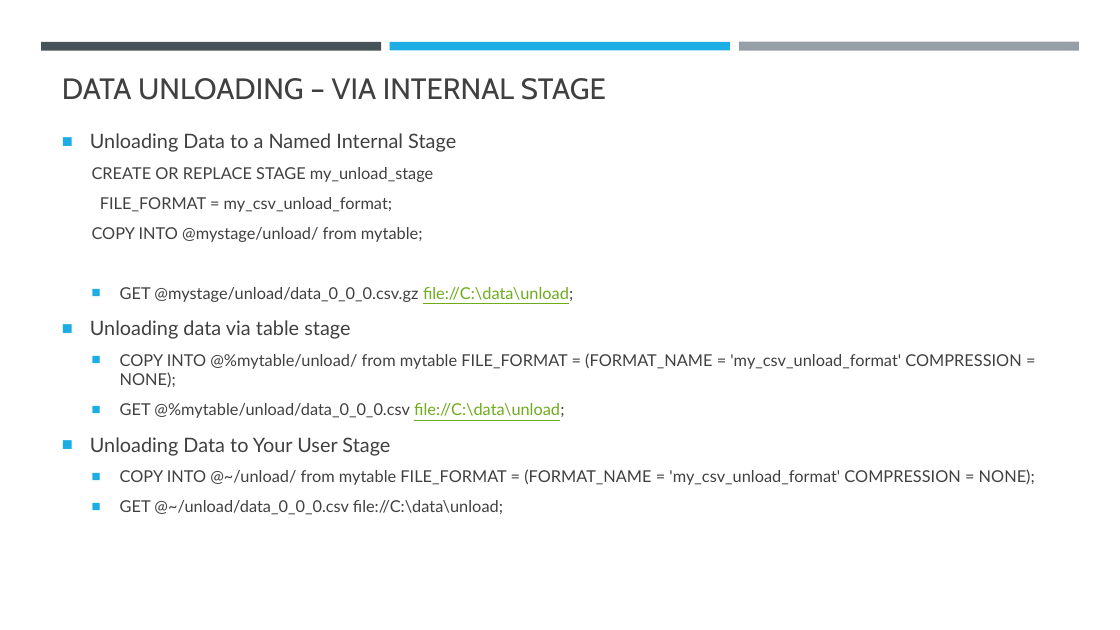
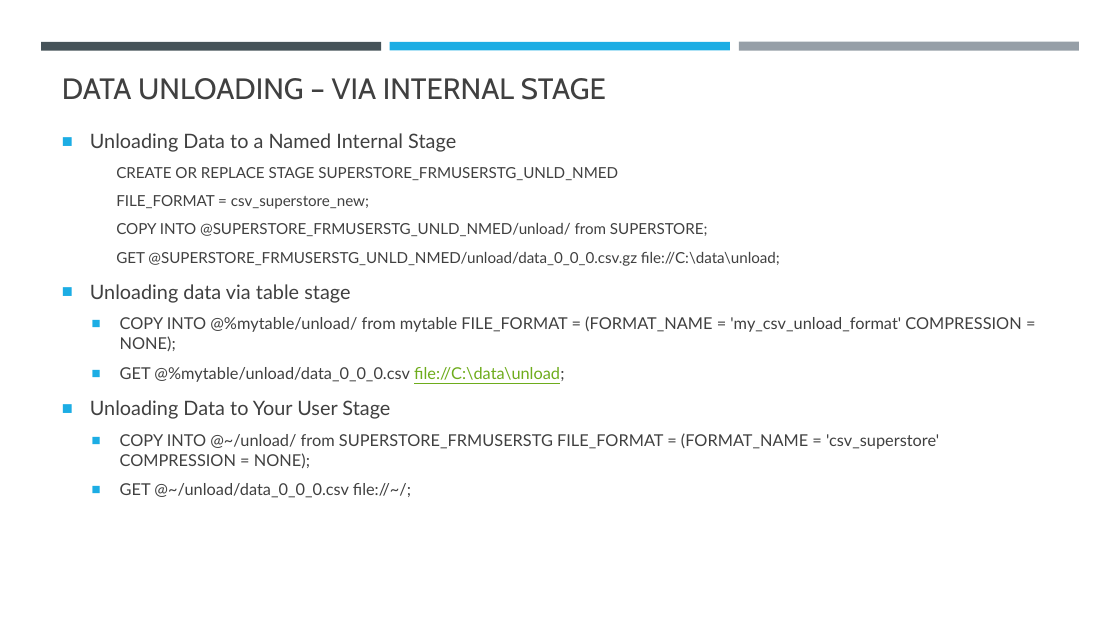
Before and after one commit to umeshmahajan/azure-brainworks2023, a slide deck: slide 53 of docs/Azure-Snowflake.pptx. Drawn at 1120x630 pixels with LibreOffice and Linux fonts; fonts in the diff are those of the drawing. Boxes give left, top, right and bottom in pixels: in the first picture for what was removed or moved away, otherwise in the second. Text is boxed around its words. In the diff, an @@ line names an element or a change of style, - is before the commit and + after.

Commit message:
Updated presentation

```diff
--- a/docs/Azure-Snowflake.pptx
+++ b/docs/Azure-Snowflake.pptx
@@ text at (x1=116, y1=167, x2=780, y2=266): text changed; size 14 to 13 pt @@
-  CREATE OR REPLACE STAGE my_unload_stage
-  FILE_FORMAT = my_csv_unload_format;
-  COPY INTO @mystage/unload/ from mytable;
-  ■ GET @mystage/unload/data_0_0_0.csv.gz file://C:\data\unload;
+    CREATE OR REPLACE STAGE SUPERSTORE_FRMUSERSTG_UNLD_NMED
+    FILE_FORMAT = csv_superstore_new;
+    COPY INTO @SUPERSTORE_FRMUSERSTG_UNLD_NMED/unload/ from SUPERSTORE;
+    GET @SUPERSTORE_FRMUSERSTG_UNLD_NMED/unload/data_0_0_0.csv.gz file://C:\data\unload;
@@ text at (x1=120, y1=433, x2=939, y2=498): text changed @@
-  ■ COPY INTO @~/unload/ from mytable FILE_FORMAT = (FORMAT_NAME = 'my_csv_unload_format' COMPRESSION = NONE);
-  ■ GET @~/unload/data_0_0_0.csv file://C:\data\unload;
+  ■ COPY INTO @~/unload/ from SUPERSTORE_FRMUSERSTG FILE_FORMAT = (FORMAT_NAME = 'csv_superstore' COMPRESSION = NONE);
+  ■ GET @~/unload/data_0_0_0.csv file://~/;
```
Also in this commit, not shown: 1 other slide changed, 10 slides added, 3 other files.
